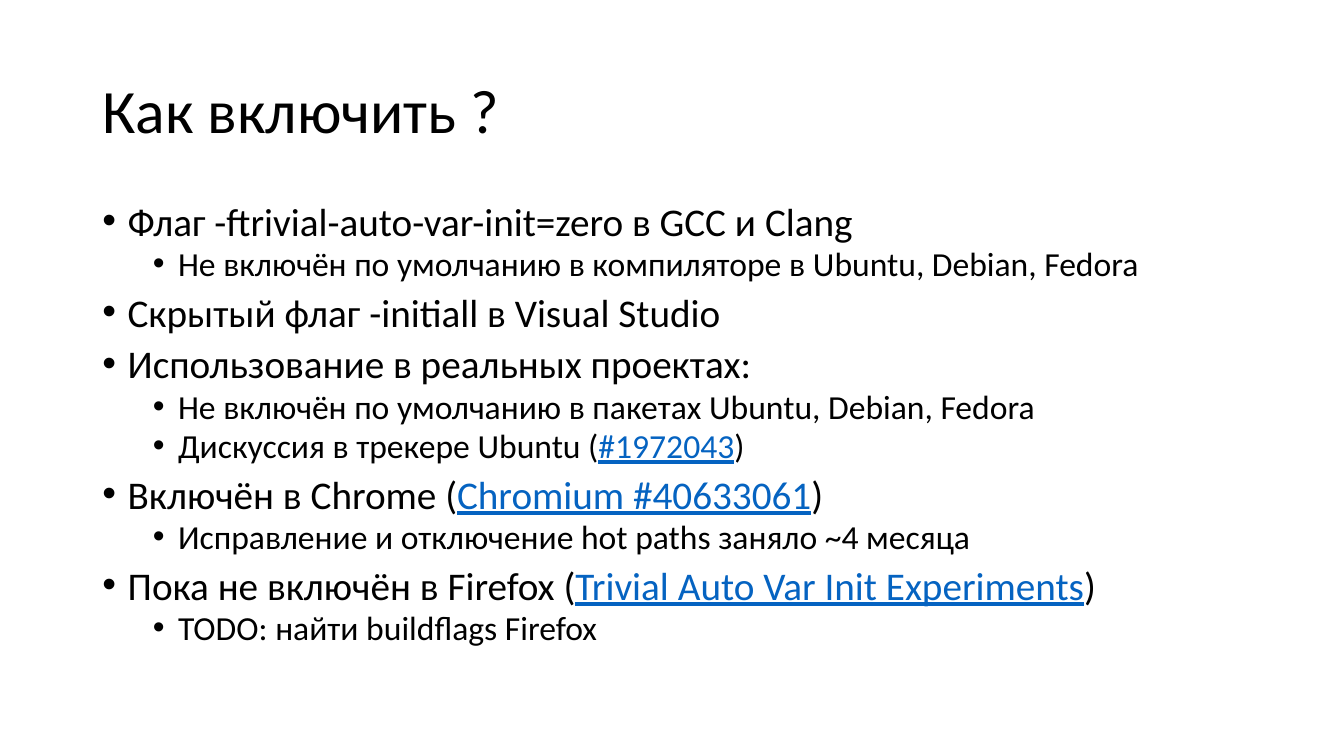
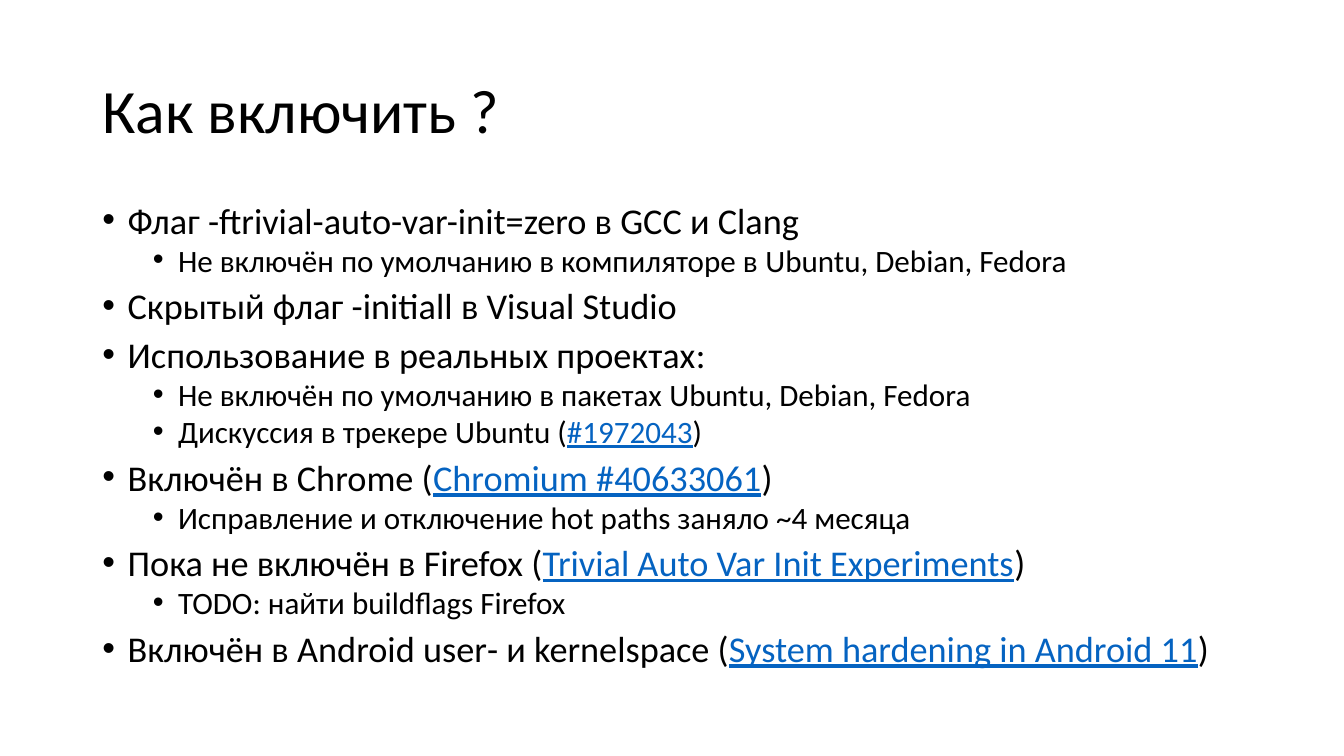
Before and after one commit to yugr/slides, a slide deck: slide 58 of CppZeroCost/2025/RU.pptx. Drawn at 1344x756 pixels with LibreOffice and Linux fonts; fonts in the diff are those of the drawing. Boxes give left, top, right and bottom in pixels: in the first picture for what was removed or moved away, otherwise in the second. Text is boxed around its words. In the diff, an @@ line names an element or a change of style, - is before the commit and + after.

```diff
--- a/CppZeroCost/2025/RU.pptx
+++ b/CppZeroCost/2025/RU.pptx
@@ text at [128,208,1066,620]: size 28 to 25.9 pt in "Флаг -ftrivial-auto-var-init=zero в GCC и Clang", "Скрытый флаг -initiall в Visual Studio", "Использование в реальных проектах:", "Включён в Chrome (Chromium #40633061)" and 1 more places; size 24 to 22.2 pt in "Не включён по умолчанию в компиляторе в ...", "Не включён по умолчанию в пакетах Ubuntu, ...", "Дискуссия в трекере Ubuntu (#1972043)", "Исправление и отключение hot paths заняло ~4 ..." and 1 more places @@
@@ text at [128,635,1209,669]: paragraph added @@
+• Включён в Android user- и kernelspace (System hardening in Android 11)
```
Also in this commit, not shown: 2 other slides changed, 2 other files.
